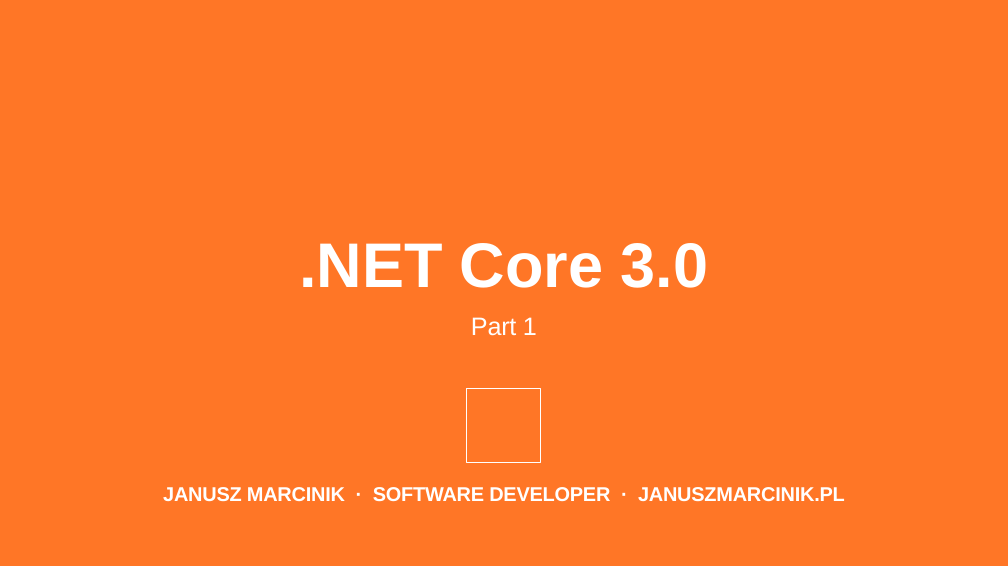
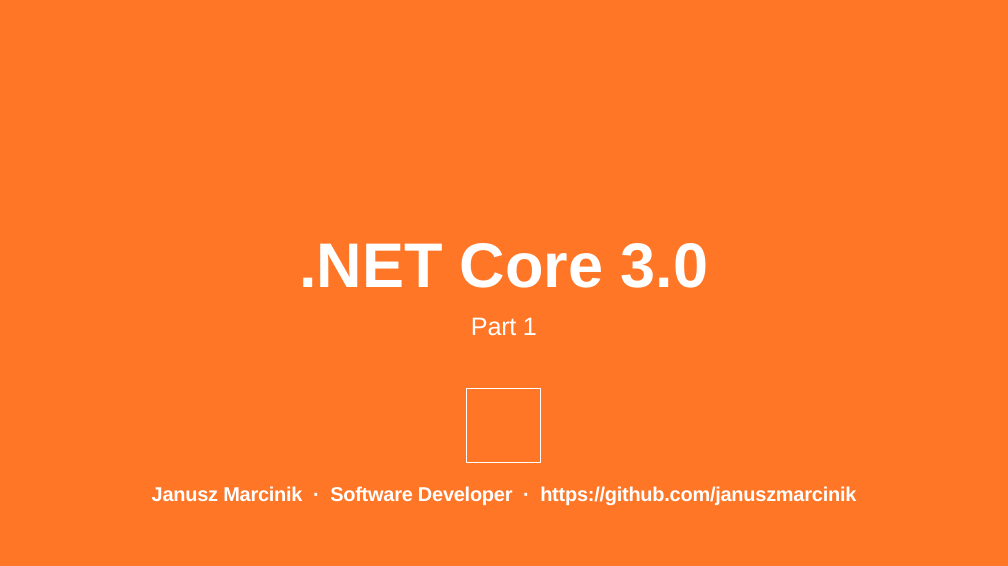
Before and after one commit to januszmarcinik/.NET-getting-started, a slide deck: slide 2 of PGS SharpDev.pptx. Drawn at 1008x566 pixels with LibreOffice and Linux fonts; fonts in the diff are those of the drawing; background and template pictures are left out. Boxes give left, top, right and bottom in pixels: in the first picture for what was removed or moved away, otherwise in the second. Text is boxed around its words. In the diff, an @@ line names an element or a change of style, - is before the commit and + after.

```diff
--- a/PGS SharpDev.pptx
+++ b/PGS SharpDev.pptx
@@ text at (x1=152, y1=486, x2=856, y2=505): text changed @@
-JANUSZ MARCINIK · SOFTWARE DEVELOPER · JANUSZMARCINIK.PL
+Janusz Marcinik · Software Developer · https://github.com/januszmarcinik
```
Also in this commit, not shown: 2 other slides changed, 7 slides added, 106 slides removed, 4 other files.
